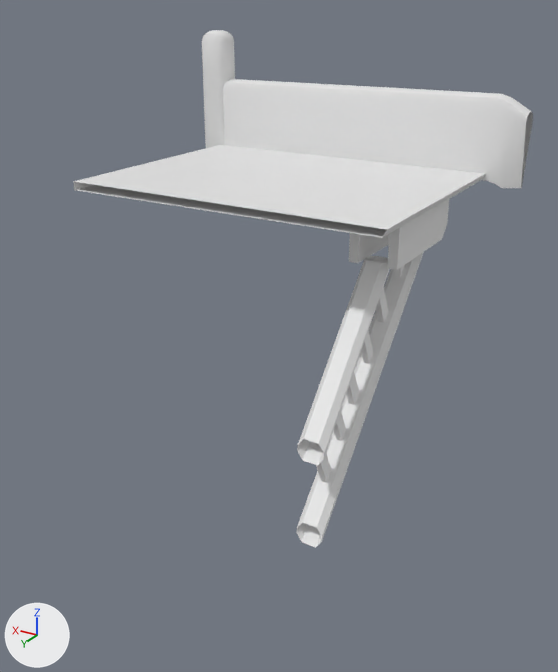
An edit to the FBX model Assets/3D_Assets/Props/stairs_2.fbx, drawn before and after from the same camera.
Before and after are seen from a 50 mm camera at (-3.64, 5.83, 2.74) aimed at (-0.28, 0.22, -0.07). The axes (+X, +Y, +Z) are drawn at lower left. The lights are the same throughout. Where no turn or scale is listed for an object, it has been applied to the vertices. Vertices at the same position are counted once.
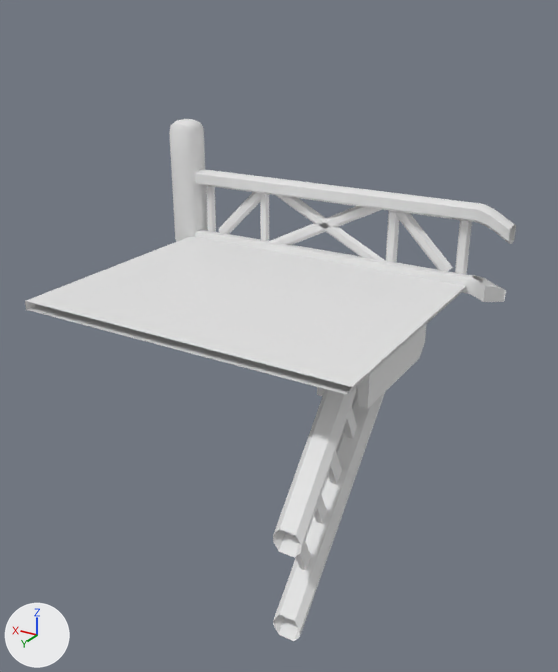
What the commit changed:
me_cube_025 is used by ob_cube_017; location (0.02, 0.02, 1.24).
me_cube_025 had 48 vertices, 40 faces and spanned x -1.89..1.47, y -1.7..-1.47, z -0.09..0.74.
me_cube_025 now has 294 vertices, 219 faces and spans x -1.89..1.71, y -1.75..-1.42, z -0.09..1.24.
Part 1, on me_cube_025:
12 vertices are removed from x -1.89..1.47, y -1.7..-1.47, z 0.51..0.66.
20 faces are deleted.
213 vertices are added at x -1.89..1.71, y -1.75..-1.42, z -0.05..1.24.
5 new vertices lie (0.0, 0.0, -0.05) away from vertices in x -1.89..1.47, y -1.49, z 0.57..0.72.
14 new vertices lie (0.06, 0.0, 0.0) away from vertices in x -1.59..1.26, y -1.69..-1.47, z 0.05..0.6.
10 new vertices lie (0.07, 0.0, 0.0) away from vertices in x 1.51, y -1.75..-1.42, z -0.05..1.24.
8 new vertices lie (0.05, 0.0, 0.0) away from vertices in x -1.49..-0.81, y -1.65..-1.58, z 0.06..0.6.
8 new vertices lie (0.0, 0.0, 0.32) away from vertices in x 1.39..1.7, y -1.71..-1.46, z 0.8.
199 new faces join them.
Object 'Cube.016' (ob_cube_016) is deleted.
Object 'Cube.014' (ob_cube_014) moves from (-1.15, 0.41, -0.12) to (-1.33, 1.07, -0.47).
Object 'Cube.017' (ob_cube_017) moves from (0.02, 0.02, 1.24) to (-0.15, 0.88, 0.41).
Object 'Cube.005' (ob_cube_005) moves from (0.02, 0.02, 1.24) to (-0.15, 0.88, 0.41).
Object 'Cube.015' (ob_cube_015) moves from (-1.15, -0.4, 1.0) to (-1.33, 0.46, 0.17).

Where the change shows, as pixel boxes (x1, y1, x2, y2) in the pictures (558 x 672 px):
'Cube.005', moved
    before: (73, 145, 485, 238)
    after: (25, 237, 466, 395)
'Cube.017', reshaped, moved (12% wider, 67% taller)
    before: (223, 79, 533, 188)
    after: (169, 119, 516, 302)
'Cube.014', moved
    before: (296, 252, 424, 547)
    after: (273, 385, 385, 641)
'Cube.015', moved
    before: (349, 199, 450, 270)
    after: (317, 325, 426, 408)
'Cube.016', deleted
    before: (202, 30, 235, 148)
part 1 of me_cube_025, built on
    before: (223, 82, 533, 188)
    after: (169, 119, 516, 302)
